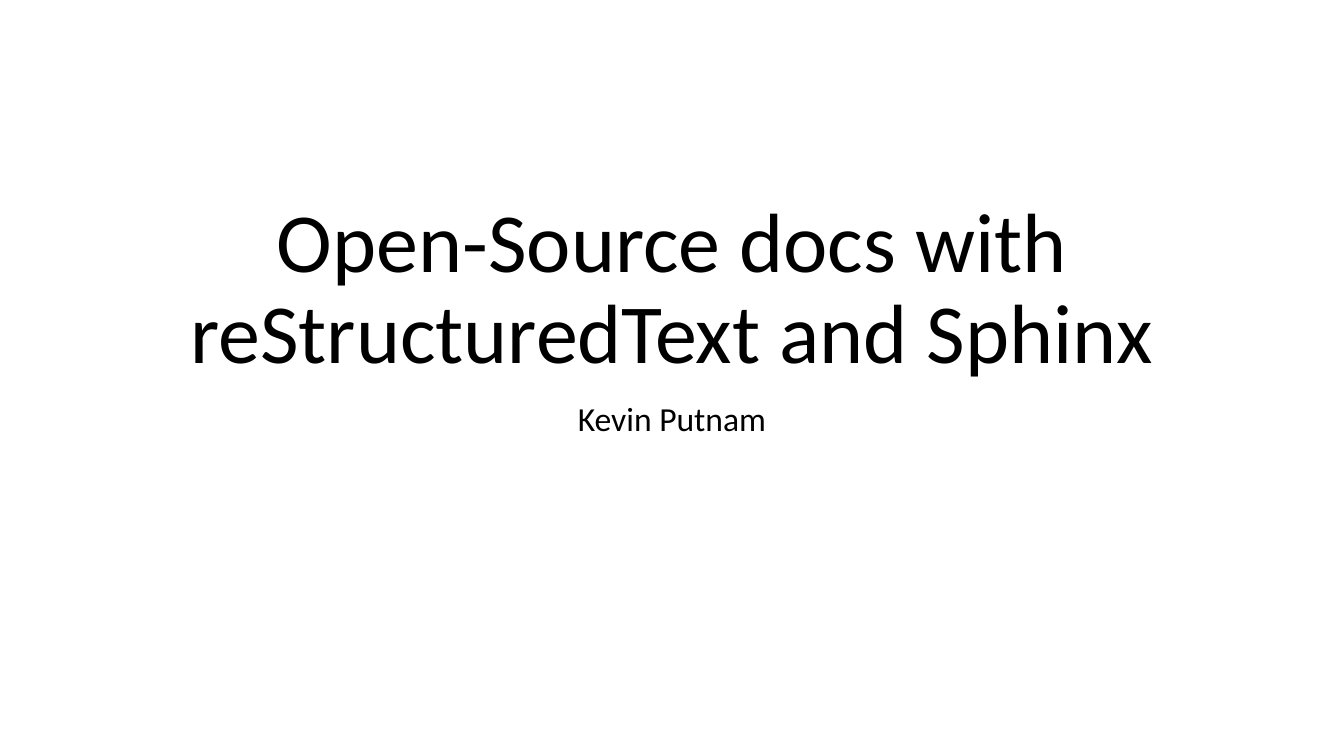
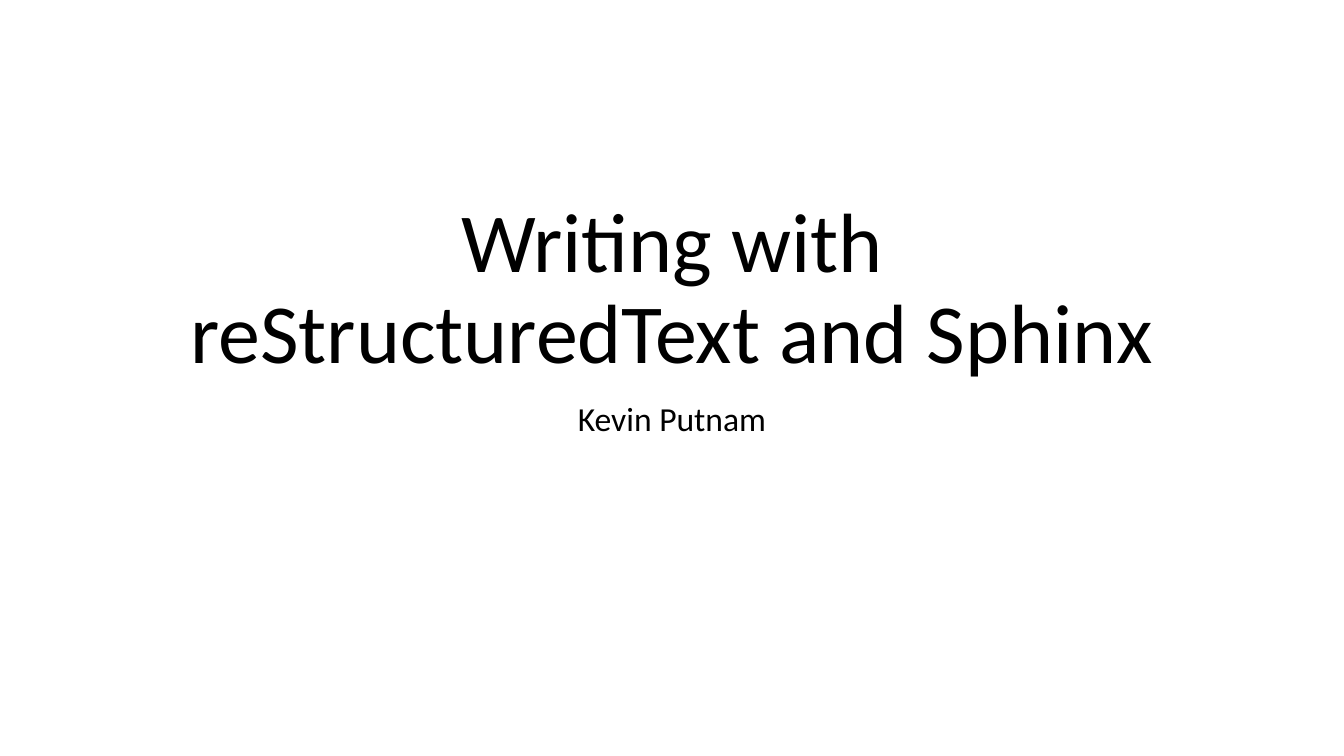
Before and after one commit to intelkevinputnam/tech-writing-school, a slide deck: slide 1 of rest-sphinx-for-open-source.pptx. Drawn at 1344x756 pixels with LibreOffice and Linux fonts; fonts in the diff are those of the drawing. Boxes give left, top, right and bottom in pixels: in the first picture for what was removed or moved away, otherwise in the second. Text is boxed around its words. In the diff, an @@ line names an element or a change of style, - is before the commit and + after.

```diff
--- a/rest-sphinx-for-open-source.pptx
+++ b/rest-sphinx-for-open-source.pptx
@@ title at (190, 213, 1153, 377): text changed @@
-Open-Source docs with reStructuredText and Sphinx
+Writing with reStructuredText and Sphinx
```
Also in this commit, not shown: 2 other slides changed, 1 slide added.
